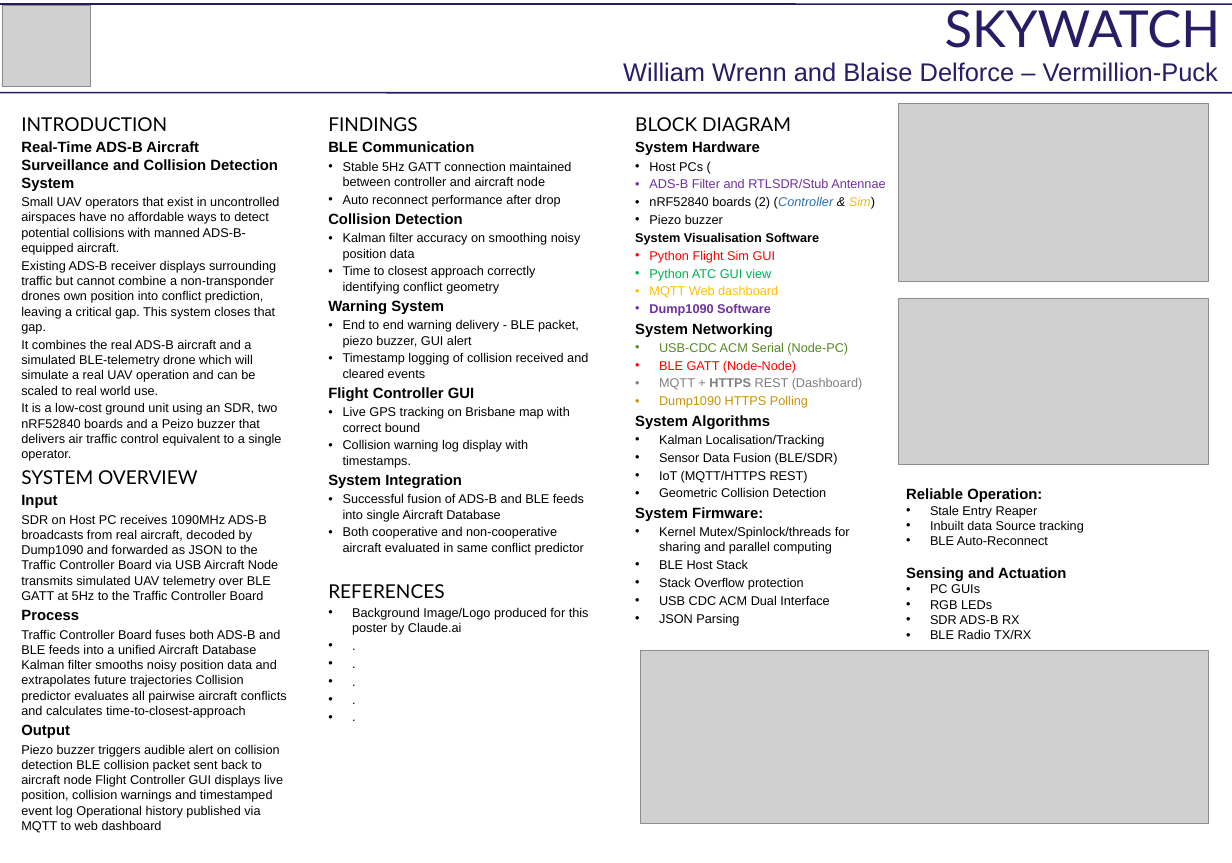
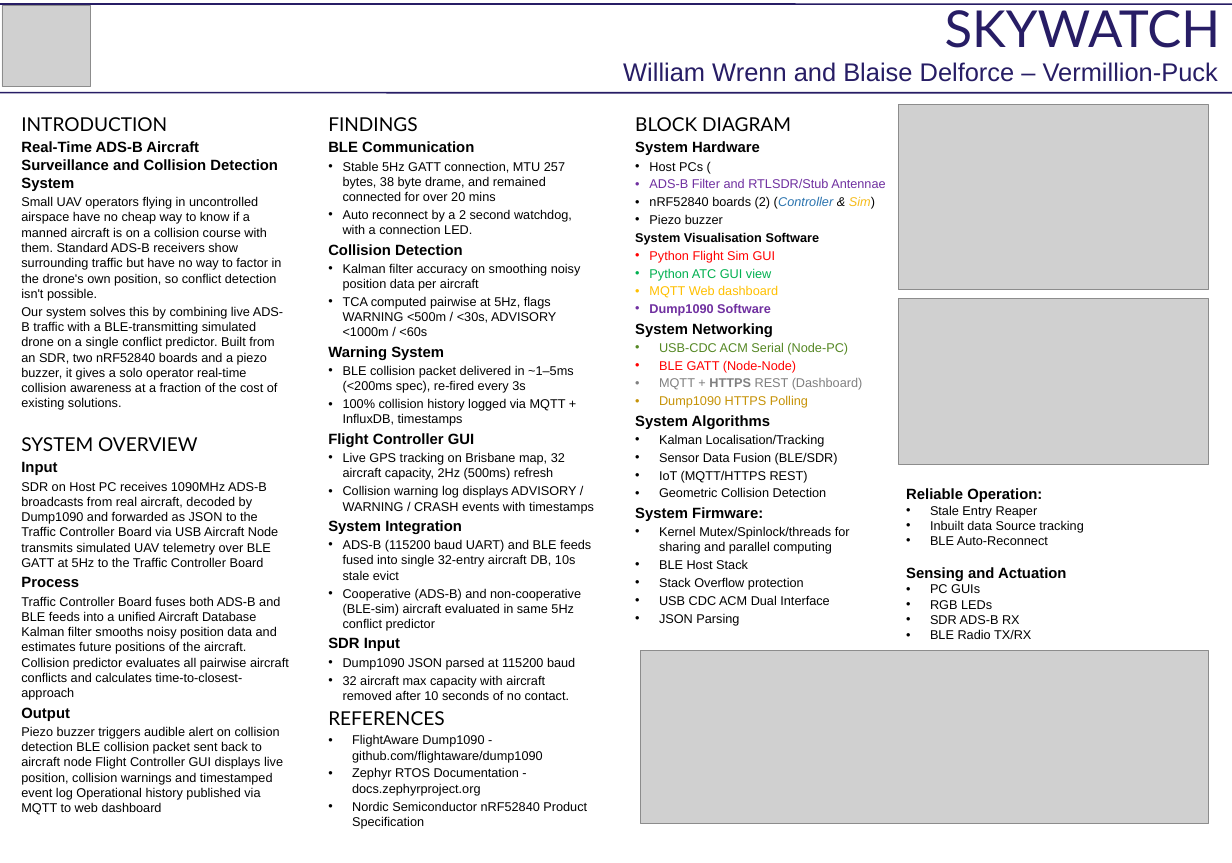
Before and after one commit to willwrenn/vermillion-puck, a slide deck: slide 1 of POSTER_FINAL_PROJECT.pptx. Drawn at 1232x863 pixels with LibreOffice and Linux fonts; fonts in the diff are those of the drawing; grey boxes stand for pictures; background and template pictures are left out. Boxes give left, top, right and bottom in pixels: in the first picture for what was removed or moved away, otherwise in the second. Text is boxed around its words. In the diff, an @@ line names an element or a change of style, - is before the commit and + after.

```diff
--- a/POSTER_FINAL_PROJECT.pptx
+++ b/POSTER_FINAL_PROJECT.pptx
@@ picture: place and size @@
-picture at bbox=[898, 103, 1208, 281]
+picture at bbox=[898, 105, 1208, 290]
@@ text at bbox=[343, 162, 572, 234]: text changed @@
-• Stable 5Hz GATT connection maintained between controller and aircraft node
-• Auto reconnect performance after drop
+• Stable 5Hz GATT connection, MTU 257 bytes, 38 byte drame, and remained connected for over 20 mins
+• Auto reconnect by a 2 second watchdog, with a connection LED.
@@ text at bbox=[21, 196, 283, 410]: text changed @@
-Small UAV operators that exist in uncontrolled airspaces have no affordable ways to detect potential collisions with manned ADS-B-equipped aircraft.
-Existing ADS-B receiver displays surrounding traffic but cannot combine a non-transponder drones own position into conflict prediction, leaving a critical gap. This system closes that gap.
-It combines the real ADS-B aircraft and a simulated BLE-telemetry drone which will simulate a real UAV operation and can be scaled to real world use.
-It is a low-cost ground unit using an SDR, two nRF52840 boards and a Peizo buzzer that delivers air traffic control equivalent to a single operator.
+Small UAV operators flying in uncontrolled airspace have no cheap way to know if a manned aircraft is on a collision course with them. Standard ADS-B receivers show surrounding traffic but have no way to factor in the drone's own position, so conflict detection isn't possible.
+Our system solves this by combining live ADS-B traffic with a BLE-transmitting simulated drone on a single conflict predictor. Built from an SDR, two nRF52840 boards and a piezo buzzer, it gives a solo operator real-time collision awareness at a fraction of the cost of existing solutions.
@@ text at bbox=[343, 263, 581, 336]: text changed @@
-• Kalman filter accuracy on smoothing noisy position data
-• Time to closest approach correctly identifying conflict geometry
+• Kalman filter accuracy on smoothing noisy position data per aircraft
+• TCA computed pairwise at 5Hz, flags WARNING <500m / <30s, ADVISORY <1000m / <60s
@@ text at bbox=[343, 365, 574, 426]: text changed @@
-• End to end warning delivery - BLE packet, piezo buzzer, GUI alert
-• Timestamp logging of collision received and cleared events
+• BLE collision packet delivered in ~1–5ms (<200ms spec), re-fired every 3s
+• 100% collision history logged via MQTT + InfluxDB, timestamps
@@ text at bbox=[343, 452, 594, 514]: text changed @@
-• Live GPS tracking on Brisbane map with correct bound
-• Collision warning log display with timestamps.
+• Live GPS tracking on Brisbane map, 32 aircraft capacity, 2Hz (500ms) refresh
+• Collision warning log displays ADVISORY / WARNING / CRASH events with timestamps
@@ text at bbox=[328, 539, 591, 700]: text changed @@
-• Successful fusion of ADS-B and BLE feeds into single Aircraft Database
-• Both cooperative and non-cooperative aircraft evaluated in same conflict predictor
+• ADS-B (115200 baud UART) and BLE feeds fused into single 32-entry aircraft DB, 10s stale evict
+• Cooperative (ADS-B) and non-cooperative (BLE-sim) aircraft evaluated in same 5Hz conflict predictor
+SDR Input
+• Dump1090 JSON parsed at 115200 baud
+• 32 aircraft max capacity with aircraft removed after 10 seconds of no contact.
@@ text at bbox=[21, 596, 289, 700]: text changed @@
-Traffic Controller Board fuses both ADS-B and BLE feeds into a unified Aircraft Database Kalman filter smooths noisy position data and extrapolates future trajectories Collision predictor evaluates all pairwise aircraft conflicts and calculates time-to-closest-approach
+Traffic Controller Board fuses both ADS-B and BLE feeds into a unified Aircraft Database Kalman filter smooths noisy position data and estimates future positions of the aircraft. Collision predictor evaluates all pairwise aircraft conflicts and calculates time-to-closest-approach
@@ text at bbox=[352, 735, 587, 829]: text changed @@
-• Background Image/Logo produced for this poster by Claude.ai
-• .
-• .
-• .
-• .
-• .
+• FlightAware Dump1090 - github.com/flightaware/dump1090
+• Zephyr RTOS Documentation - docs.zephyrproject.org
+• Nordic Semiconductor nRF52840 Product Specification
```
